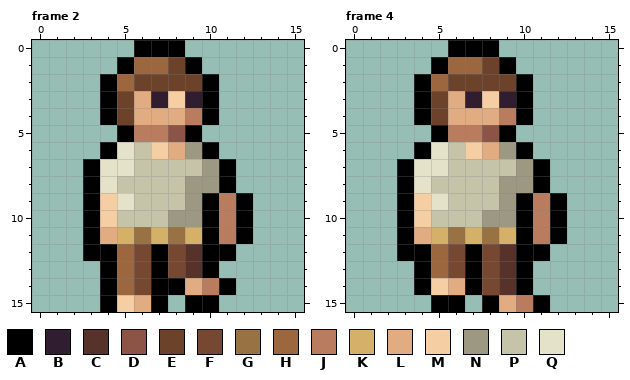
A pixel-art file gets an edit: resources/gfx/entities/entities.protagonist/human/Human-DownRight.aseprite. The first picture shows the starting point.
16x16 pixels, 4 frames. Colours within 5 levels of each other are drawn and written as one. Shown: frame 2, frame 4.
Palette (. is transparent): A #000000  B #301e30  C #56322a  D #8c5446  E #6c422a  F #764832  G #987242  H #9c663e  J #ba7c5e  K #d4b068  L #e2ac82  M #f6cea4  N #9c9882  P #c6c4a8  Q #e4e2c8
Pixels before, frame 2, first column x 3:
 0 ...AAA....
 1 ..AHHEA...
 2 .AHEEEEA..
 3 .AELBMBA..
 4 .AELLLJA..
 5 ..AJJDA...
 6 .AQPMLNA..
 7 AQQPPPPNA.
 8 AQPPPPNNA.
 9 AMQPPPNAJA
10 AMPPPNNAJA
11 ALKGKGKAJA
12 AAHFAFCAA.
13 .AHFAFCA..
14 .AHFAALJA.
15 .AMLA.AA..
Pixels before, frame 4, first column x 3:
 0 ...AAA....
 1 ..AHHEA...
 2 .AHEEEEA..
 3 .AELBMBA..
 4 .AELLLJA..
 5 ..AJJDA...
 6 .AQPMLNA..
 7 AQQPPPPNA.
 8 AQPPPPNNA.
 9 AMQPPPNAJA
10 AMPPPNNAJA
11 ALKGKGKAJA
12 AAHFAFCAA.
13 .AHFAFCA..
14 .AMLAFCA..
15 ..AA.ALJA.
Once edited:
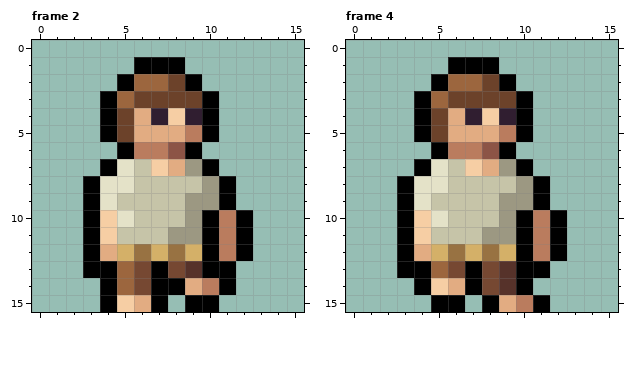
Difference:
Frame 2:
Colour A is added in row 5 at x 4 and 10; in row 12 at x 12; in row 13 at x 3 and 11.
Colour A replaces colour E in row 1 at x 8; in row 2 at x 9.
Colour A replaces colour H in row 1 at x 6 to 7; in row 2 at x 5.
Colour A replaces colour J in row 9 at x 11.
Colour A replaces colour N in row 6 at x 9; in row 7 at x 10.
Colour A replaces colour Q in row 6 at x 5; in row 7 at x 4.
Colour B replaces colour J in row 4 at x 9.
Colour B replaces colour L in row 4 at x 7.
Colour D replaces colour L in row 6 at x 8.
Colour E replaces colour A in row 5 at x 5.
Colour E replaces colour B in row 3 at x 7 and 9.
Colour E replaces colour L in row 3 at x 6.
Colour E replaces colour M in row 3 at x 8.
Colour G replaces colour F in row 12 at x 6 and 8.
Colour H replaces colour E in row 2 at x 6 to 7; in row 3 at x 5.
Colour J replaces colour A in row 5 at x 9; in row 12 at x 11.
Colour J replaces colour M in row 6 at x 7.
Colour J replaces colour P in row 6 at x 6.
Colour K replaces colour A in row 12 at x 7.
Colour K replaces colour C in row 12 at x 9.
Colour K replaces colour H in row 12 at x 5.
Colour L replaces colour A in row 12 at x 4.
Colour L replaces colour D in row 5 at x 8.
Colour L replaces colour J in row 5 at x 6 to 7.
Colour L replaces colour P in row 7 at x 8.
Colour M replaces colour L in row 4 at x 8; in row 11 at x 4.
Colour M replaces colour P in row 7 at x 7.
Colour N replaces colour A in row 9 at x 10.
Colour N replaces colour G in row 11 at x 8.
Colour N replaces colour K in row 11 at x 9.
Colour N replaces colour P in row 7 at x 9.
Colour P replaces colour G in row 11 at x 6.
Colour P replaces colour K in row 11 at x 5 and 7.
Colour P replaces colour N in row 8 at x 9; in row 10 at x 8.
Colour P replaces colour Q in row 9 at x 5.
Colour Q replaces colour M in row 9 at x 4.
Colour Q replaces colour P in row 8 at x 5; in row 10 at x 5.
Colour A is removed in row 0 at x 6 to 8; in row 1 at x 5 and 9; in row 2 at x 4 and 10; in row 6 at x 4 and 10; in row 7 at x 3 and 11; in row 9 at x 12.
Frame 4: the same change as frame 2
Where, in picture pixels (left, top, right, bottom), the same in both pictures:
changed: (83, 40, 253, 278)
changed: (397, 40, 567, 278)
